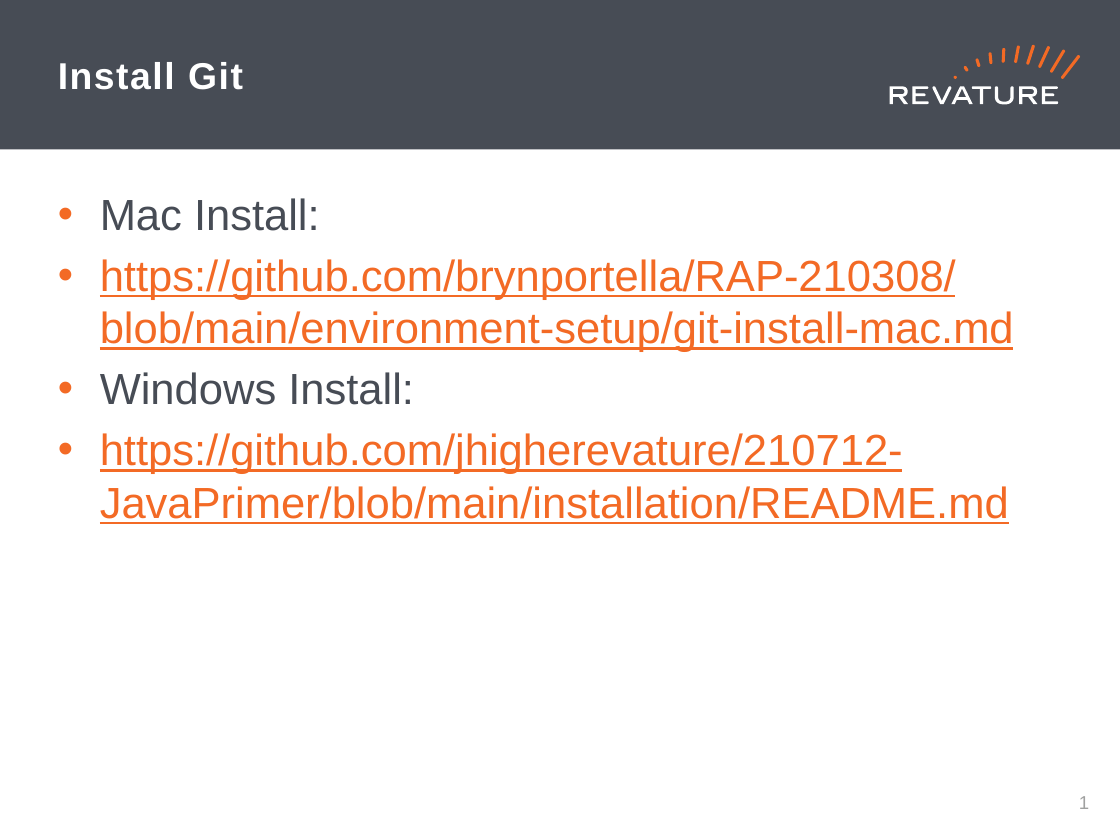
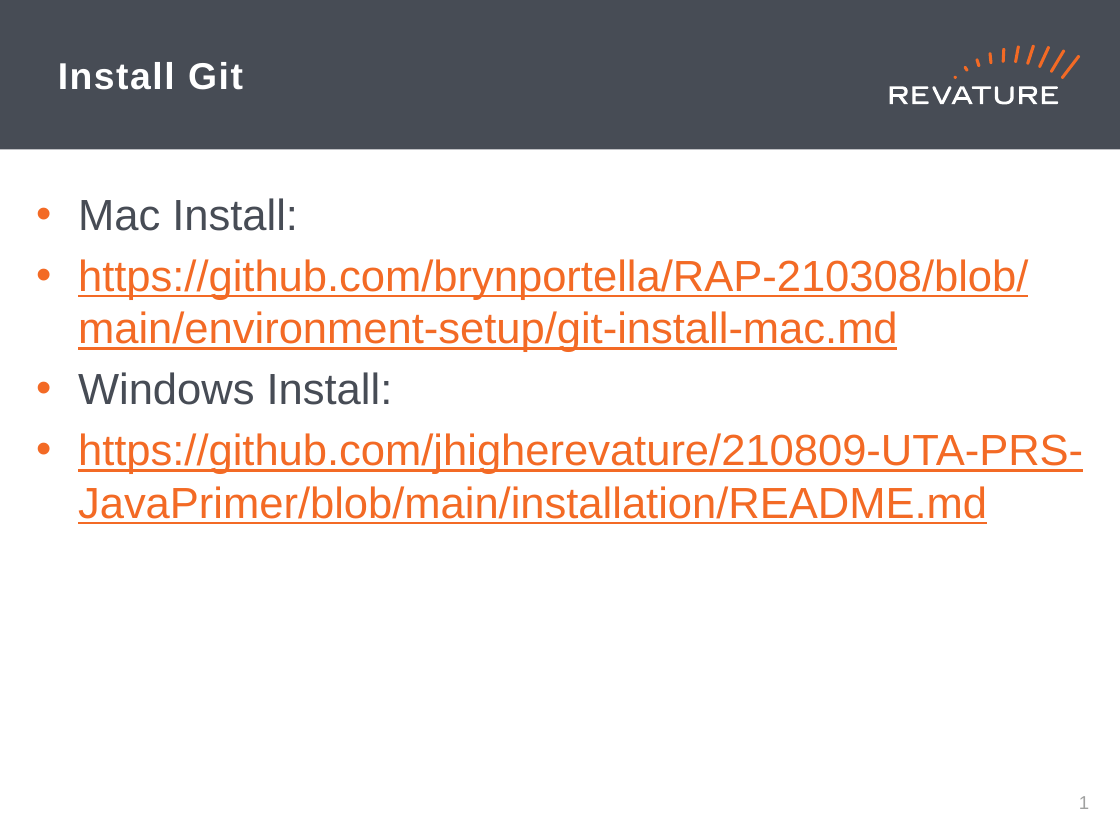
Before and after one commit to jhigherevature/210809-UTA-PRS-JavaPrimer, a slide deck: slide 2 of powerpoints/Day_2.pptx. Drawn at 1120x840 pixels with LibreOffice and Linux fonts; fonts in the diff are those of the drawing. Boxes give left, top, right and bottom in pixels: in the first picture for what was removed or moved away, otherwise in the second. Text is boxed around its words. In the diff, an @@ line names an element or a change of style, - is before the commit and + after.

Commit message:
Updating Day 2 Powerpoint

```diff
--- a/powerpoints/Day_2.pptx
+++ b/powerpoints/Day_2.pptx
@@ text "Mac Install:": place and size @@
-text "Mac Install:" at [100,198,1014,524]
+text "Mac Install:" at [78,198,1083,524]
@@ text at [78,433,1083,524]: text changed @@
-• https://github.com/jhigherevature/210712-JavaPrimer/blob/main/installation/README.md
+• https://github.com/jhigherevature/210809-UTA-PRS-JavaPrimer/blob/main/installation/README.md
```
